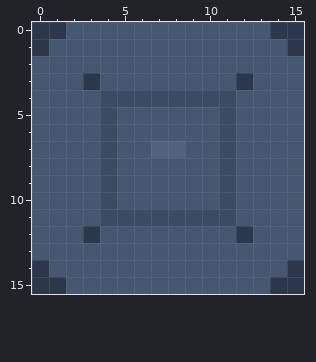
A pixel-art file gets an edit: src/main/art/machines/block/ctm/advstructureblock/corner.aseprite. This is how it looked before the edit.
16x16 pixels, 1 frame. Colours within 5 levels of each other are drawn and written as one.
The result:
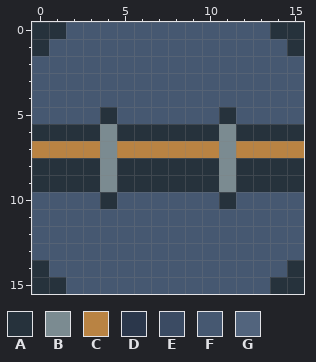
Palette (. is transparent): A #26323c  B #7b8b91  C #b98343  D #2b374b  E #3b4b63  F #465871  G #52647d
Change:
layer "Casing and perimeter" added
layer "Recessed channel and clips" added
layer "Material" removed
layer "Seams and recesses" removed
layer "Hardware and tone variation" removed
--- layers "Recessed channel and clips", "Casing and perimeter"
@@ x 0..15 @@
- 0 DDFFFFFFFFFFFFDD
- 1 DFFFFFFFFFFFFFFD
+ 0 AAFFFFFFFFFFFFAA
+ 1 AFFFFFFFFFFFFFFA
  2 FFFFFFFFFFFFFFFF
- 3 FFFDFFFFFFFFDFFF
- 4 FFFFEEEEEEEEFFFF
- 5 FFFFEFFFFFFEFFFF
- 6 FFFFEFFFFFFEFFFF
- 7 FFFFEFFGGFFEFFFF
- 8 FFFFEFFFFFFEFFFF
- 9 FFFFEFFFFFFEFFFF
-10 FFFFEFFFFFFEFFFF
-11 FFFFEEEEEEEEFFFF
-12 FFFDFFFFFFFFDFFF
+ 3 FFFFFFFFFFFFFFFF
+ 4 FFFFFFFFFFFFFFFF
+ 5 FFFFAFFFFFFAFFFF
+ 6 AAAABAAAAAABAAAA
+ 7 CCCCBCCCCCCBCCCC
+ 8 AAAABAAAAAABAAAA
+ 9 AAAABAAAAAABAAAA
+10 FFFFAFFFFFFAFFFF
+11 FFFFFFFFFFFFFFFF
+12 FFFFFFFFFFFFFFFF
 13 FFFFFFFFFFFFFFFF
-14 DFFFFFFFFFFFFFFD
-15 DDFFFFFFFFFFFFDD
+14 AFFFFFFFFFFFFFFA
+15 AAFFFFFFFFFFFFAA
Where, in picture pixels (left, top, right, bottom), the same in both pictures:
changed: (32, 22, 304, 294)
